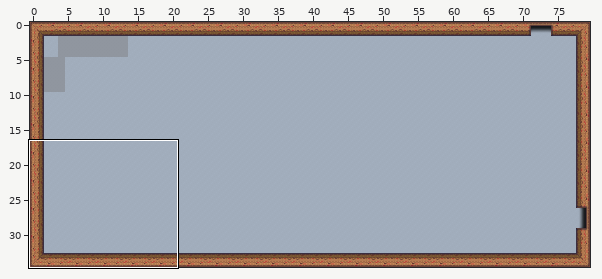
Tiled map, stored at maps/office 2/gather_office_nouveau.tmx. Above: a wide view before the commit, with the close-up outlined.
Close-up. Old version:
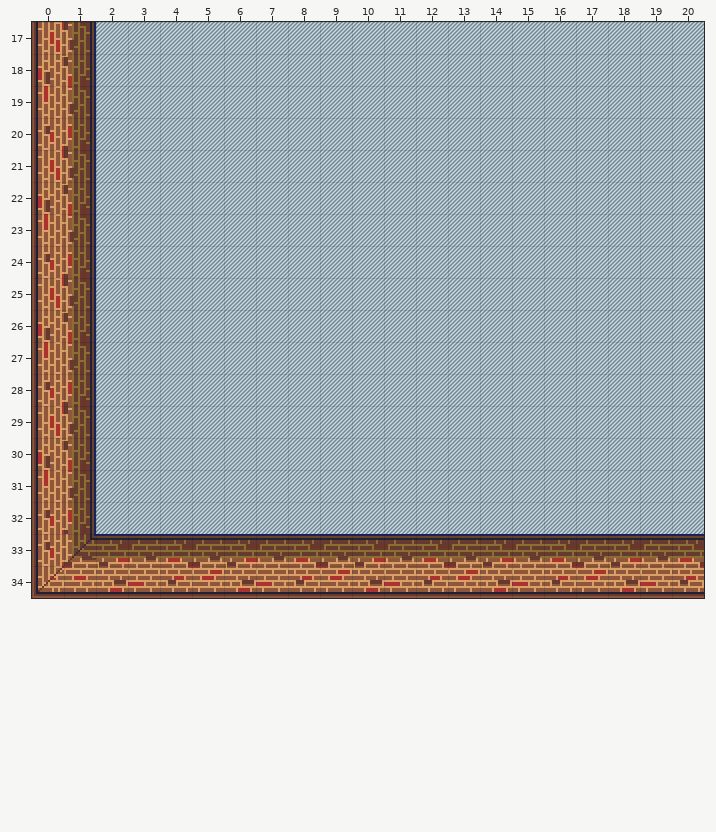
Cells are 32x32 px. Shown: x 0..20, y 17..34. The commit also changed other parts of the map, which this record leaves out.
Once edited:
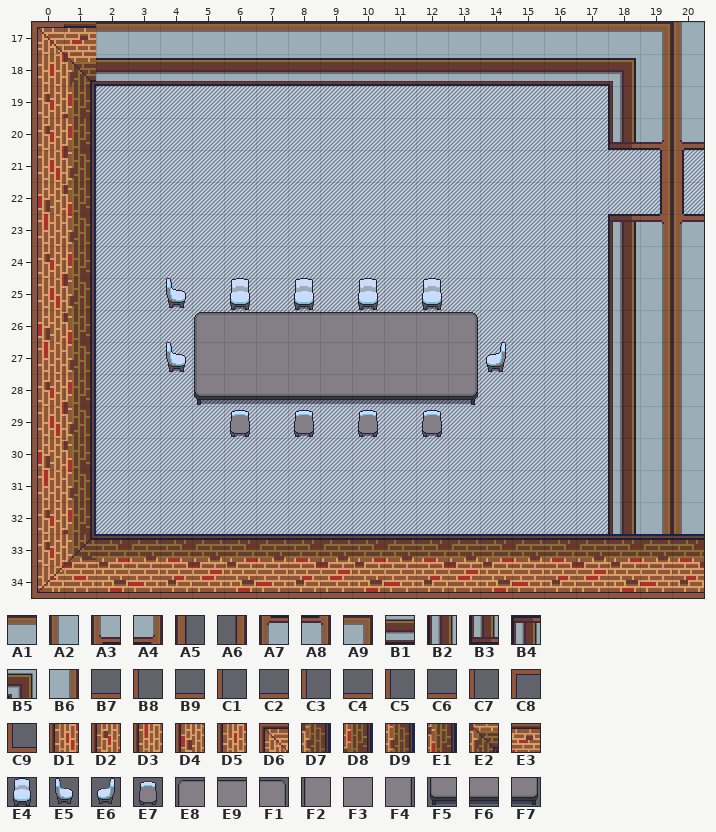
Key: from "Gather Conference 0.x": A1 705, A2 705 turned 270, A3 713 flipped on the diagonal, A4 713 turned 90, A5 714 flipped on the diagonal, A6 714 turned 90, A7 716 flipped on the diagonal, A8 716 turned 90, A9 726, B1 737, B2 737 turned 90, B3 745 turned 90, B4 748 turned 90, B5 757, B6 758; from "Gather Games 0.x": B7 755, B8 755 turned 90, B9 756, C1 756 turned 90, C2 763, C3 763 turned 90, C4 764, C5 764 turned 90, C6 766, C7 766 turned 90, C8 773 turned 90, C9 860, D1 871 turned 270, D2 872 turned 270, D3 873 turned 270, D4 874 turned 270, D5 891 turned 270, D6 892 turned 270, D7 900 turned 270, D8 901 turned 270, D9 902 turned 270, E1 903 turned 270, E2 920 turned 270, E3 921 turned 270; from "Gather University 0.x": E4 124, E5 125, E6 125 flipped left-right, E7 126, E8 151, E9 152, F1 153, F2 180, F3 181, F4 182, F5 209, F6 210, F7 211.
__ is an empty cell.
The edit:
Layer "bg/walls":
The author put tile A1 in row 17 at x 2 to 18.
The author put tile A2 in rows 17 to 19 at x 20; in rows 24 to 32 at x 20.
The author put tile A3 in row 20 at x 20.
The author put tile A4 in row 20 at x 19.
The author put tile A5 in rows 21 to 22 at x 20.
The author put tile A6 in rows 21 to 22 at x 19.
The author put tile A7 in row 23 at x 20.
The author put tile A8 in row 23 at x 19.
The author put tile A9 in row 17 at x 19.
The author put tile B1 in row 18 at x 2 to 17.
The author put tile B2 in row 19 at x 18; in rows 24 to 32 at x 18.
The author put tile B3 in row 20 at x 18.
The author put tile B4 in row 23 at x 18.
The author put tile B5 in row 18 at x 18.
The author put tile B6 in rows 18 to 19 at x 19; in rows 24 to 32 at x 19.
Tile D3 becomes tile D2 in row 19 at x 0.
Tile D4 becomes tile D5 in row 18 at x 0.
Tile D1 becomes tile D6 in row 17 at x 0.
Tile D9 becomes tile D8 in row 19 at x 1.
Tile E1 becomes tile E2 in row 18 at x 1.
Tile D7 becomes tile E3 in row 17 at x 1.
Layer "bg/wall top":
The author put tile B7 in row 34 at x 1 and 19.
The author put tile B8 in row 22 at x 0.
The author put tile B9 in row 34 at x 2 to 8, 13 to 14 and 20.
The author put tile C1 in rows 18 to 21 at x 0; in rows 23 to 29 at x 0.
The author put tile C2 in row 34 at x 9 and 15.
The author put tile C3 in row 30 at x 0.
The author put tile C4 in row 34 at x 10 to 11 and 16 to 17.
The author put tile C5 in rows 31 to 32 at x 0.
The author put tile C6 in row 34 at x 12 and 18.
The author put tile C7 in row 33 at x 0.
The author put tile C8 in row 17 at x 0.
The author put tile C9 in row 34 at x 0.
Layer "bg/furn 1":
The author put tile E4 in row 25 at x 6, 8, 10 and 12.
The author put tile E5 in row 25 at x 4; in row 27 at x 4.
The author put tile E6 in row 27 at x 14.
The author put tile E7 in row 29 at x 6, 8, 10 and 12.
The author put tile E8 in row 26 at x 5.
The author put tile E9 in row 26 at x 6 to 12.
The author put tile F1 in row 26 at x 13.
The author put tile F2 in row 27 at x 5.
The author put tile F3 in row 27 at x 6 to 12.
The author put tile F4 in row 27 at x 13.
The author put tile F5 in row 28 at x 5.
The author put tile F6 in row 28 at x 6 to 12.
The author put tile F7 in row 28 at x 13.
Changed places in both close-ups, as pixel boxes (x1, y1, x2, y2):
changed: (34, 22, 704, 596)
